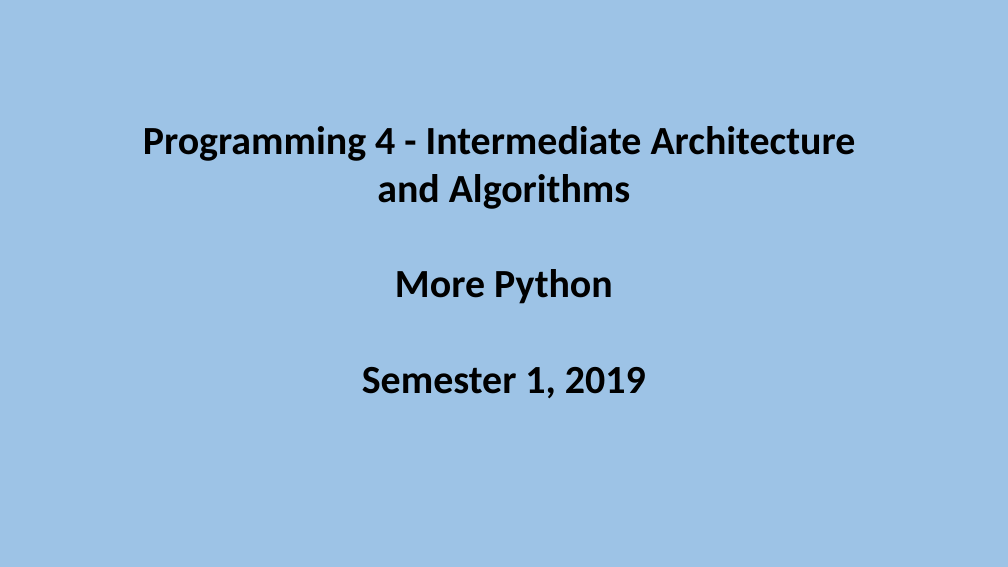
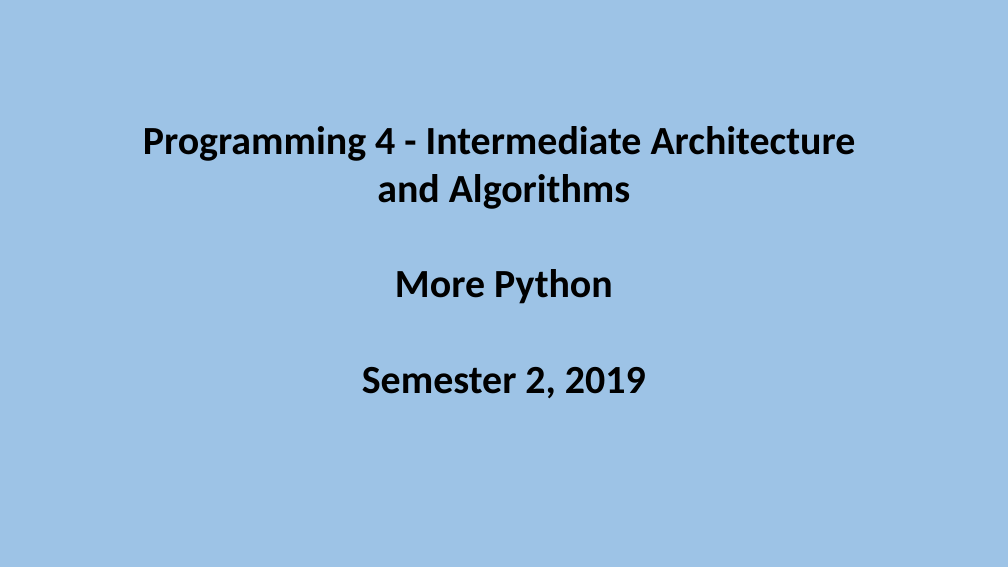
Before and after one commit to szetko/course-materials, a slide deck: slide 1 of Programming 4/11.2 Intro to Python/More Python.pptx. Drawn at 1008x567 pixels with LibreOffice and Linux fonts; fonts in the diff are those of the drawing. Boxes give left, top, right and bottom in pixels: in the first picture for what was removed or moved away, otherwise in the second. Text is boxed around its words. In the diff, an @@ line names an element or a change of style, - is before the commit and + after.

Commit message:
Update

```diff
--- a/Programming 4/11.2 Intro to Python/More Python.pptx
+++ b/Programming 4/11.2 Intro to Python/More Python.pptx
@@ text at box(362, 367, 646, 398): text changed @@
-Semester 1, 2019
+Semester 2, 2019
```
Also in this commit, not shown: 1 slide removed.
